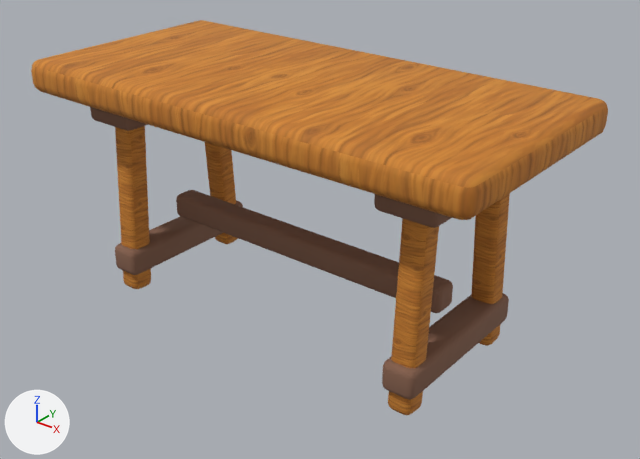
Before and after pictures for a commit that changed the glTF model public/models/furniture/trestle-desk.glb.
Rendered twice from a 50 mm lens placed at (1.535, -1.827, 1.45), pointed at (0.065, 0.009, 0.311). Every picture has the same lights, and +X, +Y and +Z are marked at lower left. The first picture is the older version. Vertices at exactly the same position are counted once.

Before the edit, the objects in view are built like this:
```python
mat_wood_dark = principled_material('wood-dark')
mat_wood_dark.base_color = (0.24, 0.12, 0.075)  # brown #86614d
mat_wood_dark.roughness = 0.9
me_cube_122 = bpy.data.meshes.new('Cube.122')
me_cube_122.from_pydata(...)  # 960 vertices, 1880 faces; spans x -0.75..0.75, y -0.36..0.36, z -0.7..0.05
# faces by material slot: [940, 940]
me_cube_122.materials.append(mat_wood_honey_textured)  # picture img_handpainted_honey_oak
me_cube_122.materials.append(mat_wood_dark)  # brown #86614d
ob_trestle_desk = bpy.data.objects.new('trestle-desk', me_cube_122)
ob_trestle_desk.location = (0.0, 0.0, 0.71)
```
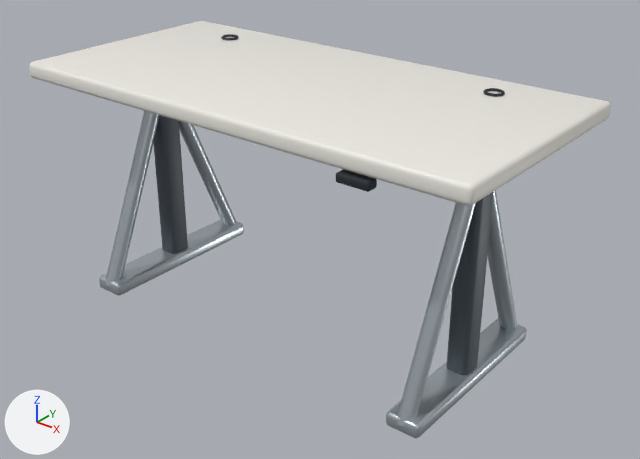
Location of each change, (x1, y1, x2, y2) in pixels of the pictures (640 x 459 px; the box of a moved part takes in the faces that stretch with it):
'trestle-desk', recoloured, reshaped, moved: before (31, 20, 608, 415); after (29, 21, 611, 438)
part 1 of me_cube_122, moved or reshaped (not visible afterwards): before (90, 107, 148, 131)
part 2 of me_cube_122, moved or reshaped (not visible afterwards): before (374, 194, 452, 228)
part 3 of me_cube_122, moved or reshaped: before (205, 142, 238, 244); after (153, 115, 188, 254)
part 4 of me_cube_122, moved or reshaped: before (471, 193, 510, 346); after (447, 192, 493, 375)
part 5 of me_cube_122, moved or reshaped (not visible afterwards): before (31, 20, 608, 220)
part 6 of me_cube_122, moved or reshaped: before (115, 200, 243, 275); after (99, 219, 244, 296)
part 7 of me_cube_122, moved or reshaped: before (382, 293, 509, 400); after (386, 318, 527, 438)
part 8 of me_cube_122, moved or reshaped (not visible afterwards): before (176, 190, 453, 313)
part 9 of me_cube_122, added: after (221, 34, 238, 40)
part 10 of me_cube_122, added: after (483, 88, 505, 97)
part 11 of me_cube_122, added: after (336, 169, 377, 192)
part 12 of me_cube_122, moved or reshaped (not visible afterwards): before (388, 219, 439, 415)
part 13 of me_cube_122, moved or reshaped (not visible afterwards): before (115, 126, 151, 289)
part 14 of me_cube_122, added: after (29, 21, 611, 206)
part 15 of me_cube_122, added: after (105, 111, 160, 287)
part 16 of me_cube_122, added: after (179, 121, 236, 225)
part 17 of me_cube_122, added: after (397, 203, 476, 427)
part 18 of me_cube_122, added: after (487, 190, 517, 330)

Diff of the bpy script that builds the scene:
```diff
--- a/public/models/furniture/trestle-desk.glb.py
+++ b/public/models/furniture/trestle-desk.glb.py
@@ mat_wood_dark @@
 mat_wood_dark = principled_material('wood-dark')
-mat_wood_dark.base_color = (0.24, 0.12, 0.075)  # brown #86614d
+mat_wood_dark.base_color = (0.07, 0.09, 0.11)  # greyish blue #4b555d
 mat_wood_dark.roughness = 0.9
@@ me_cube_122 @@
-me_cube_122.from_pydata(...)  # 960 vertices, 1880 faces; spans x -0.75..0.75, y -0.36..0.36, z -0.7..0.05
-me_cube_122.materials.append(mat_wood_honey_textured)  # picture img_handpainted_honey_oak
+me_cube_122.from_pydata(...)  # 2080 vertices, 4044 faces; spans x -0.75..0.75, y -0.36..0.36, z 0.0..0.76
+# me_cube_122 part 1: the loose piece of 96 vertices spanning x -0.62..-0.43, y -0.26..0.26, z -0.14..-0.06 is scaled about its middle by (0.95, 0.992, 0.323), then moved by (-0.05, 0.0, 0.79), in mat_variant_surface (white #efece5)
+# me_cube_122 part 2: the loose piece of 96 vertices spanning x 0.43..0.62, y -0.26..0.26, z -0.14..-0.06 is scaled about its middle by (0.95, 0.992, 0.323), then moved by (0.05, 0.0, 0.79), in mat_variant_surface (white #efece5)
+# me_cube_122 part 3: the loose piece of 96 vertices spanning x -0.56..-0.49, y 0.14..0.25, z -0.7..-0.13 is multiplied about its middle by the matrix ((0.919, 0.0, 0.0), (0.0, 1.088, 0.065), (0.0, -0.072, 1.206)), then moved by (-0.05, -0.19, 0.75), in mat_wood_dark (greyish blue #4b555d)
+# me_cube_122 part 4: the loose piece of 96 vertices spanning x 0.49..0.56, y 0.14..0.25, z -0.7..-0.13 is multiplied about its middle by the matrix ((0.919, 0.0, 0.0), (0.0, 1.088, 0.065), (0.0, -0.072, 1.206)), then moved by (0.05, -0.19, 0.75), in mat_wood_dark (greyish blue #4b555d)
+# me_cube_122 part 5: the loose piece of 96 vertices spanning x -0.75..0.75, y -0.36..0.36, z -0.05..0.05 is scaled about its middle by (0.768, 0.0524, 0.667), then moved by (0.0, 0.09, 0.57), in mat_wood_dark (greyish blue #4b555d)
+# me_cube_122 part 6: the loose piece of 96 vertices spanning x -0.57..-0.47, y -0.26..0.26, z -0.63..-0.54 is scaled about its middle by (1.1, 1.17, 0.474), then moved by (-0.05, 0.0, 0.62), in mat_modern_brushed_aluminum (light grey #c2cbd3)
+# me_cube_122 part 7: the loose piece of 96 vertices spanning x 0.47..0.57, y -0.26..0.26, z -0.63..-0.54 is scaled about its middle by (1.1, 1.17, 0.474), then moved by (0.05, 0.0, 0.62), in mat_modern_brushed_aluminum (light grey #c2cbd3)
+# me_cube_122 part 8: the loose piece of 96 vertices spanning x -0.51..0.51, y -0.04..0.04, z -0.51..-0.43 is scaled about its middle by (0.974, 1.37, 0.816), then moved by (0.0, 0.23, 1.1), in mat_modern_recess_charcoal (dark grey #242c32)
+# me_cube_122 part 9: a new loose piece, a torus around z (ring radius 0.024, tube radius 0.004) spanning x -0.508..-0.452, y 0.1959..0.2517, z 0.7521..0.76, in mat_modern_recess_charcoal (dark grey #242c32)
+# me_cube_122 part 10: a new loose piece, a torus around z (ring radius 0.024, tube radius 0.004) spanning x 0.452..0.508, y 0.1959..0.2517, z 0.7521..0.76, in mat_modern_recess_charcoal (dark grey #242c32)
+# me_cube_122 part 11: the loose piece of 96 vertices spanning x -0.75..0.75, y -0.36..0.36, z -0.05..0.05 is copied, and the copy is scaled about its middle by (0.06, 0.0407, 0.266), then moved by (0.45, -0.34, 0.68), in mat_modern_recess_charcoal (dark grey #242c32); it spans x 0.4..0.5, y -0.36..-0.33, z 0.67..0.69
+# me_cube_122 part 12: the loose piece of 96 vertices spanning x 0.49..0.56, y -0.25..-0.14, z -0.7..-0.13 is scaled about its middle by (0.177, 0.0528, 0.00893), then moved by (-0.11, -0.16, 1.1), in mat_modern_porcelain_detail (white #f5f7f6)
+# me_cube_122 part 13: the loose piece of 96 vertices spanning x -0.56..-0.49, y -0.25..-0.14, z -0.7..-0.13 is scaled about its middle by (0.177, 0.0528, 0.00893), then moved by (0.96, -0.16, 1.1), in mat_modern_porcelain_detail (white #f5f7f6)
+# me_cube_122 part 14: a new loose piece of 96 vertices spanning x -0.75..0.75, y -0.36..0.36, z 0.7..0.75, in mat_variant_surface (white #efece5)
+# me_cube_122 part 15: a new loose piece of 16 vertices spanning x -0.6..-0.54, y -0.3..0.02, z 0.02..0.68, in mat_modern_brushed_aluminum (light grey #c2cbd3)
+# me_cube_122 part 16: a new loose piece of 16 vertices spanning x -0.59..-0.55, y -0.02..0.3, z 0.02..0.68, in mat_modern_brushed_aluminum (light grey #c2cbd3)
+# me_cube_122 part 17: a new loose piece of 16 vertices spanning x 0.54..0.6, y -0.3..0.02, z 0.02..0.68, in mat_modern_brushed_aluminum (light grey #c2cbd3)
+# me_cube_122 part 18: a new loose piece of 16 vertices spanning x 0.55..0.59, y -0.02..0.3, z 0.02..0.68, in mat_modern_brushed_aluminum (light grey #c2cbd3)
+# other edits to the shape of me_cube_122 do not show in these pictures
 me_cube_122.materials.append(mat_wood_dark)
+me_cube_122.materials.append(mat_variant_surface)  # white #efece5
+me_cube_122.materials.append(mat_modern_brushed_aluminum)  # light grey #c2cbd3
+me_cube_122.materials.append(mat_modern_recess_charcoal)  # dark grey #242c32
+me_cube_122.materials.append(mat_modern_porcelain_detail)  # white #f5f7f6
@@ ob_trestle_desk @@
 ob_trestle_desk = bpy.data.objects.new('trestle-desk', me_cube_122)
-ob_trestle_desk.location = (0.0, 0.0, 0.71)
+ob_trestle_desk.location = (0.0, 0.0, 0.0)
```
